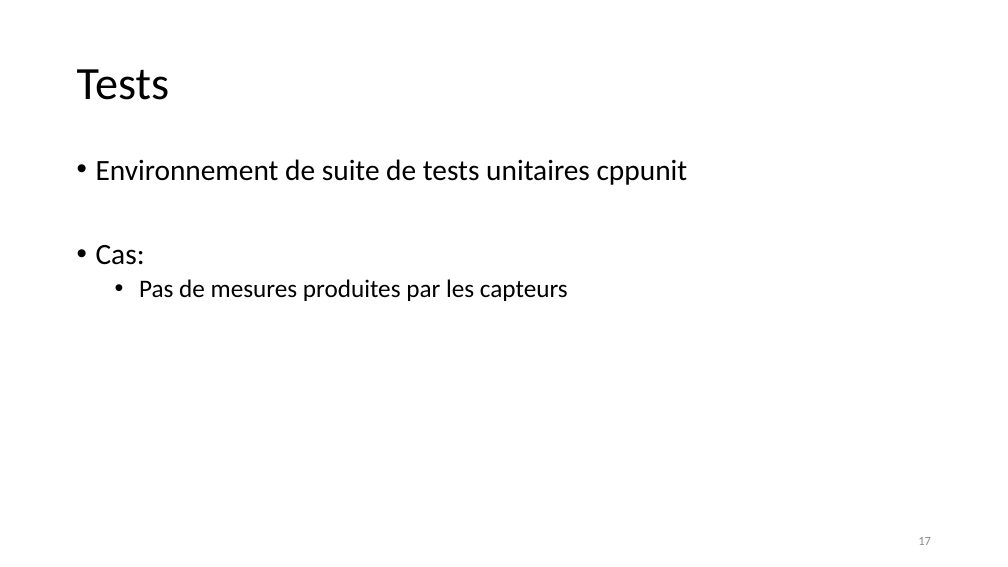
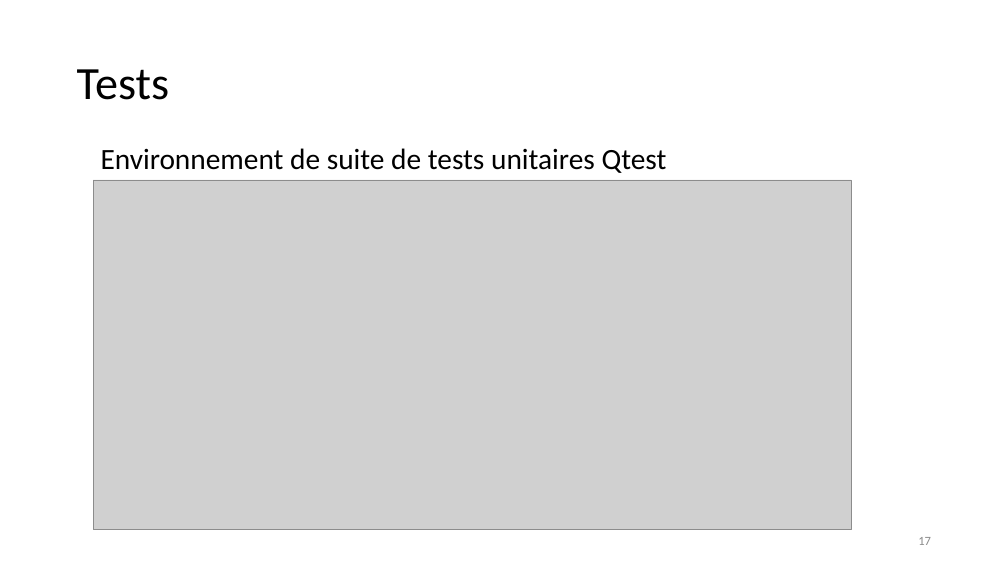
Before and after one commit to jeromelane/WeatherCheckingRpi, a slide deck: slide 17 of weathercheckingrpi/doc/Presentations/projet_meteo_JL_KG_23042019v3.pptx. Drawn at 1008x567 pixels with LibreOffice and Linux fonts; fonts in the diff are those of the drawing; grey boxes stand for pictures. Boxes give left, top, right and bottom in pixels: in the first picture for what was removed or moved away, otherwise in the second. Text is boxed around its words. In the diff, an @@ line names an element or a change of style, - is before the commit and + after.

```diff
--- a/weathercheckingrpi/doc/Presentations/projet_meteo_JL_KG_23042019v3.pptx
+++ b/weathercheckingrpi/doc/Presentations/projet_meteo_JL_KG_23042019v3.pptx
@@ text added at bbox=[101, 148, 667, 173], 28 pt, text #000000 @@
+Environnement de suite de tests unitaires Qtest
@@ text removed at bbox=[96, 159, 688, 301] @@
-• Environnement de suite de tests unitaires cppunit
-• Cas:
-  • Pas de mesures produites par les capteurs
@@ picture added at bbox=[93, 180, 851, 530] @@
```
Also in this commit, not shown: 14 other slides changed, 9 other files.
